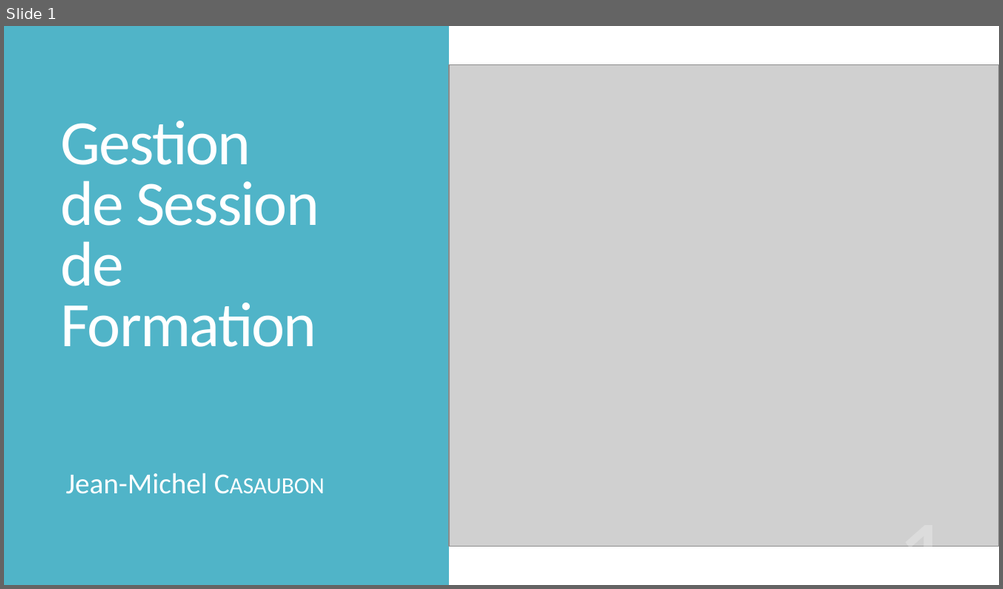
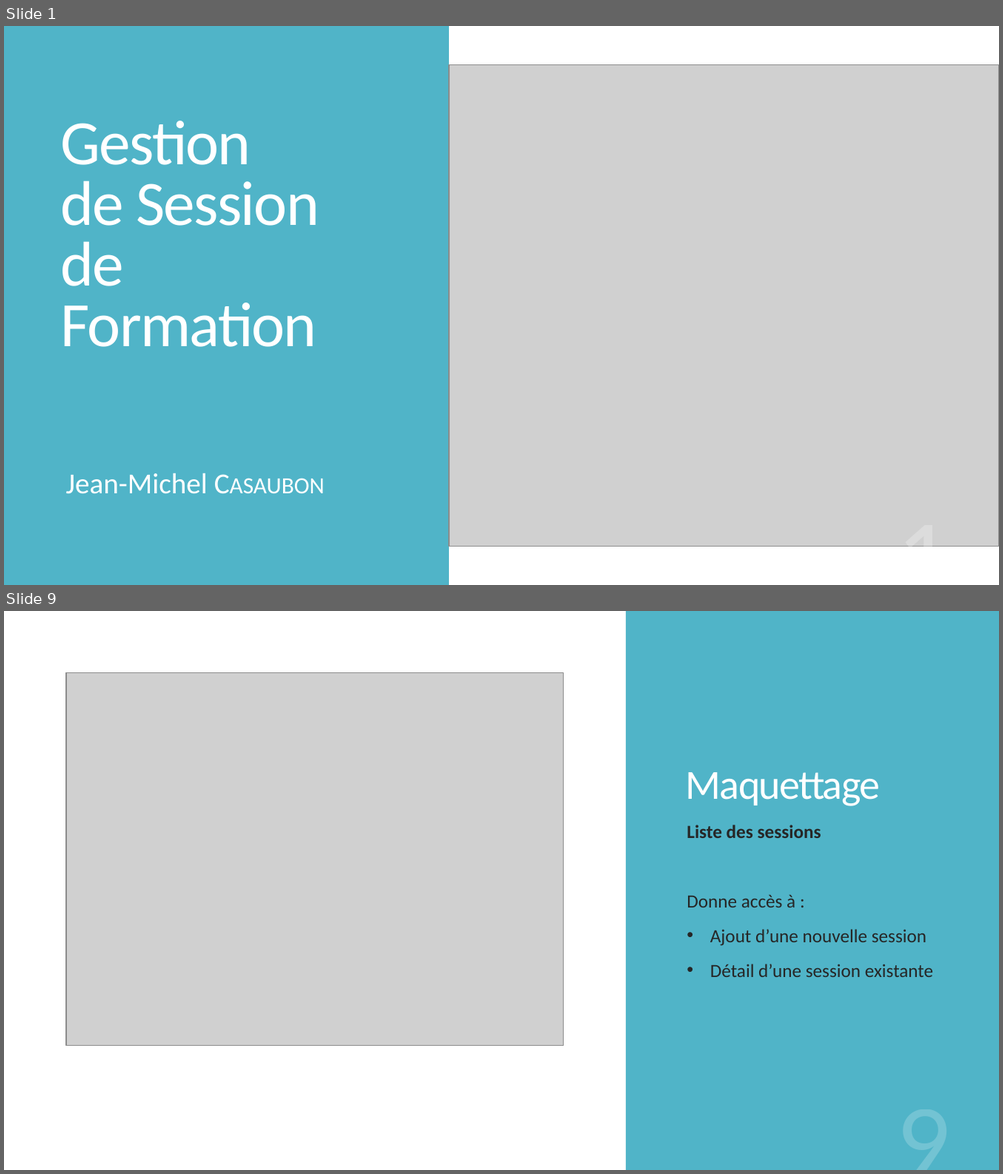
Before and after one commit to jmcasaubon/ProjGestSessForm, a slide deck: design/Présentation GSF.pptx. Shown one above the other, each under a label of ours: slide 1 before the commit, slides 1 and 9 after it; the slides between them are not shown. The pictures are 1003x589 and 1003x1174 pixels, drawn with LibreOffice and Linux fonts; fonts in the diff are those of the drawing; grey boxes stand for pictures. Boxes give left, top, right and bottom in pixels: in the first picture for what was removed or moved away, otherwise in the second. Text is boxed around its words. In the diff, an @@ line names an element or a change of style, - is before the commit and + after.

```diff
--- a/design/Présentation GSF.pptx
+++ b/design/Présentation GSF.pptx
@@ slide 9 added at (4, 611, 999, 1170), background #FFFFFF @@
@@ rectangle added at (626, 611, 999, 1170), fill #50B4C8 @@
@@ picture added at (66, 673, 563, 1046) @@
@@ title added at (686, 772, 879, 806), 40 pt, text #FFFFFF @@
+Maquettage
@@ text added at (686, 825, 933, 977), 18 pt, text #262626 @@
+Liste des sessions
+Donne accès à :
+• Ajout d’une nouvelle session
+• Détail d’une session existante
@@ page number added at (719, 1091, 958, 1170), 103 pt, text #FFFFFF at 20% opacity @@
+9
```
Also in this commit, not shown: 3 slides changed, 22 other slides added, 3 other files.
